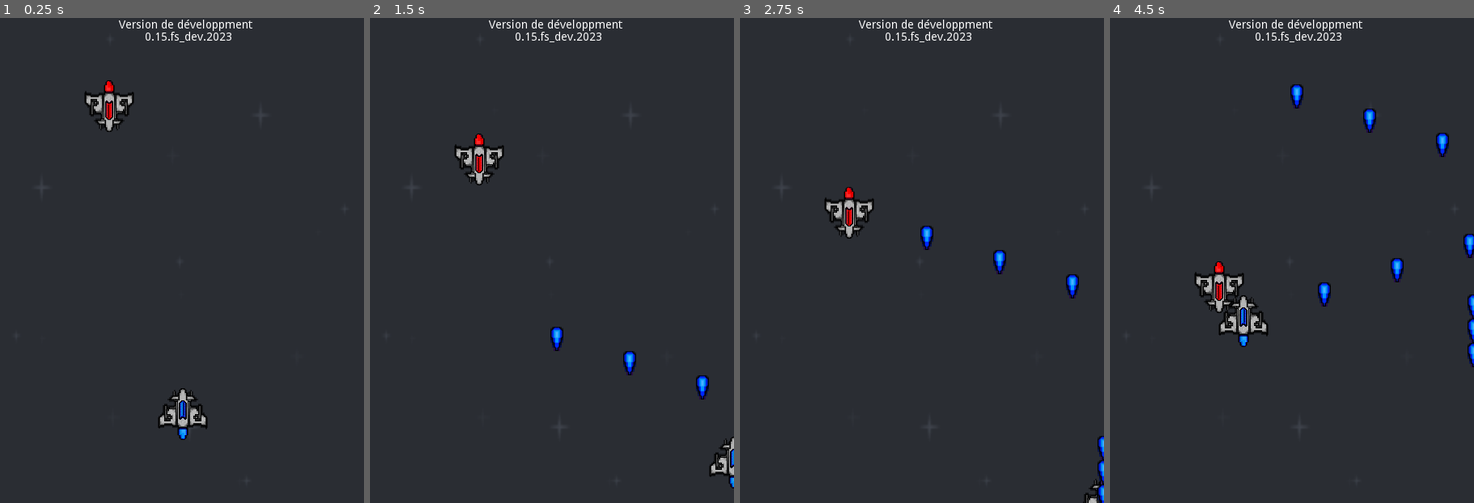
Above: before the commit, frames 1-4 (left to right).
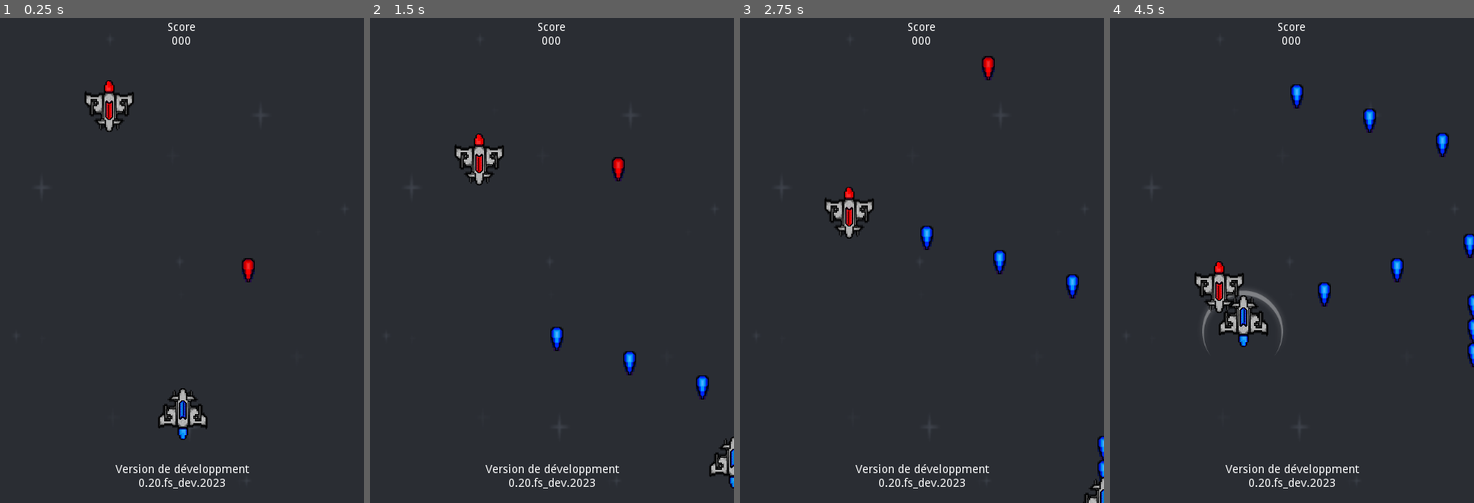
Above: after the commit, the same moments.

Repository: KevCoorp/Firespace
Game: Godot game, scene res://MainScenes/Gameplay.tscn
Two runs of this game, one before a commit and one after it. Both use one fixed random seed, a clock stepped at 60 frames per second and the inputs below.
Inputs:
- Up to frame 1 (0.25 s): no input
- Up to frame 2 (1.5 s): hold D (move_right) 0.53-1.28 s; hold Space (shoot) 0.53-1.28 s; hold S (move_down) from 1.28 s (still down); tap Space (shoot) at 1.35 s
- Up to frame 3 (2.75 s): release S (move_down) at 2.03 s; hold D (move_right) from 2.03 s (still down); hold Space (shoot) from 2.03 s (still down)
- Up to frame 4 (4.5 s): release D (move_right) at 2.78 s; release Space (shoot) at 2.78 s; hold Z (move_up) 2.78-3.53 s; tap Space (shoot) at 2.85, 4.35 s; hold Space (shoot) 3.53-4.28 s; hold Q (move_left) from 3.53 s (still down)

The runs differ from the first frame. In frame 1, 1.1% of the frame differs, in the area x 31-70%, y 0-97%; in frame 2, 1.1%; in frame 3, 1.2%; in frame 4, 1.2%, in the area x 25-70%, y 0-97%.

Commit message:
Add HUD + Experimental enemy fire

Diff:
--- a/Bullet/Bullet.gd
+++ b/Bullet/Bullet.gd
@@ -8,7 +8,6 @@
 func _on_VisibilityNotifier2D_screen_exited():
 	queue_free()
 
-
 func _on_Bullet_area_entered(area):
 	if area.is_in_group("damageable"):
 		area.damage(1)
--- /dev/null
+++ b/Bullet/EnemyBullet.tscn
@@ -0,0 +1,9 @@
+[gd_scene load_steps=3 format=2]
+
+[ext_resource path="res://Bullet/Bullet.tscn" type="PackedScene" id=1]
+[ext_resource path="res://Textures/laser.png" type="Texture" id=2]
+
+[node name="EnemyBullet" instance=ExtResource( 1 )]
+
+[node name="Sprite" parent="." index="0"]
+texture = ExtResource( 2 )
--- a/Enemy/Enemy.gd
+++ b/Enemy/Enemy.gd
@@ -1,9 +1,12 @@
 extends Area2D
+class_name Enemy
 
 export var minSpeed: float = 10
 export var maxSpeed: float = 20
 
 export var life: int = 5
+
+var plBullet := preload("res://Bullet/EnemyBullet.tscn")
 
 var speed: float = 0
 
@@ -18,6 +21,11 @@
 
 func _physics_process(delta):
 	position.y += speed * delta
+
+func fire():
+		var bullet := plBullet.instance()
+		bullet.position = position
+		get_tree().current_scene.add_child(bullet)
 
 func damage(amount: int):
 	life -= amount
--- /dev/null
+++ b/Enemy/SlowShooter.gd
@@ -0,0 +1,4 @@
+extends "res://Enemy/Enemy.gd"
+
+func _process(delta):
+	fire()
--- /dev/null
+++ b/Enemy/SlowShooter.tscn
@@ -0,0 +1,7 @@
+[gd_scene load_steps=3 format=2]
+
+[ext_resource path="res://Enemy/Enemy.tscn" type="PackedScene" id=1]
+[ext_resource path="res://Enemy/SlowShooter.gd" type="Script" id=2]
+
+[node name="SlowShooter" instance=ExtResource( 1 )]
+script = ExtResource( 2 )
--- /dev/null
+++ b/HUD/HUD.tscn
@@ -0,0 +1,32 @@
+[gd_scene format=2]
+
+[node name="HUD" type="Control"]
+margin_right = 40.0
+margin_bottom = 40.0
+
+[node name="Score" type="Label" parent="."]
+anchor_left = 0.5
+anchor_top = 0.5
+anchor_right = 0.5
+anchor_bottom = 0.5
+margin_left = -20.0
+margin_top = -15.0
+margin_right = 429.0
+margin_bottom = 16.0
+text = "Score
+000"
+align = 1
+
+[node name="Build" type="Label" parent="."]
+anchor_left = 0.5
+anchor_top = 1.0
+anchor_right = 0.5
+anchor_bottom = 1.0
+margin_left = 123.0
+margin_top = 512.0
+margin_right = 288.0
+margin_bottom = 560.0
+text = "Version de développment
+		0.20.fs_dev.2023
+"
+align = 1
--- a/MainScenes/Gameplay.tscn
+++ b/MainScenes/Gameplay.tscn
@@ -1,13 +1,16 @@
-[gd_scene load_steps=4 format=2]
+[gd_scene load_steps=6 format=2]
 
 [ext_resource path="res://Player/Player.tscn" type="PackedScene" id=1]
 [ext_resource path="res://Textures/background.png" type="Texture" id=2]
 [ext_resource path="res://Enemy/Enemy.tscn" type="PackedScene" id=3]
+[ext_resource path="res://HUD/HUD.tscn" type="PackedScene" id=4]
+[ext_resource path="res://Enemy/SlowShooter.tscn" type="PackedScene" id=5]
 
 [node name="Gameplay" type="Node2D"]
 
 [node name="Background" type="Sprite" parent="."]
 scale = Vector2( 1.75781, 2.35156 )
+z_index = -100
 texture = ExtResource( 2 )
 centered = false
 
@@ -17,11 +20,9 @@
 [node name="Enemy" parent="." instance=ExtResource( 3 )]
 position = Vector2( 135, 96 )
 
-[node name="RichTextLabel" type="RichTextLabel" parent="."]
-margin_left = 147.0
-margin_top = 2.0
-margin_right = 540.0
-margin_bottom = 42.0
-text = "Version de développment
-		0.15.fs_dev.2023
-"
+[node name="SlowShooter" parent="." instance=ExtResource( 5 )]
+position = Vector2( 307, 320 )
+
+[node name="CanvasLayer" type="CanvasLayer" parent="."]
+
+[node name="HUD" parent="CanvasLayer" instance=ExtResource( 4 )]
--- a/Player/Player.gd
+++ b/Player/Player.gd
@@ -44,7 +44,7 @@
 	position.y = clamp(position.y, 0, viewRect.size.y)
 
 func damage(amount: int):
-	if invincibilityTimer.is_stopped():
+	if !invincibilityTimer.is_stopped():
 		return
 
 	invincibilityTimer.start(damageInvincibilityTime)
--- a/Player/Player.tscn
+++ b/Player/Player.tscn
@@ -13,9 +13,11 @@
 fireDelay = 0.3
 
 [node name="CollisionShape2D" type="CollisionShape2D" parent="."]
+visible = false
 shape = SubResource( 1 )
 
 [node name="Sprite" type="Sprite" parent="."]
+z_index = 100
 texture = ExtResource( 1 )
 
 [node name="FireDelayTimer" type="Timer" parent="."]
@@ -26,7 +28,7 @@
 one_shot = true
 
 [node name="Shield" type="Sprite" parent="."]
-position = Vector2( 0, -1 )
+position = Vector2( -1, -1 )
 scale = Vector2( 0.75, 0.75 )
 texture = ExtResource( 3 )
 
--- a/project.godot
+++ b/project.godot
@@ -10,11 +10,17 @@
 
 _global_script_classes=[ {
 "base": "Area2D",
+"class": "Enemy",
+"language": "GDScript",
+"path": "res://Enemy/Enemy.gd"
+}, {
+"base": "Area2D",
 "class": "Player",
 "language": "GDScript",
 "path": "res://Player/Player.gd"
 } ]
 _global_script_class_icons={
+"Enemy": "",
 "Player": ""
 }
 
